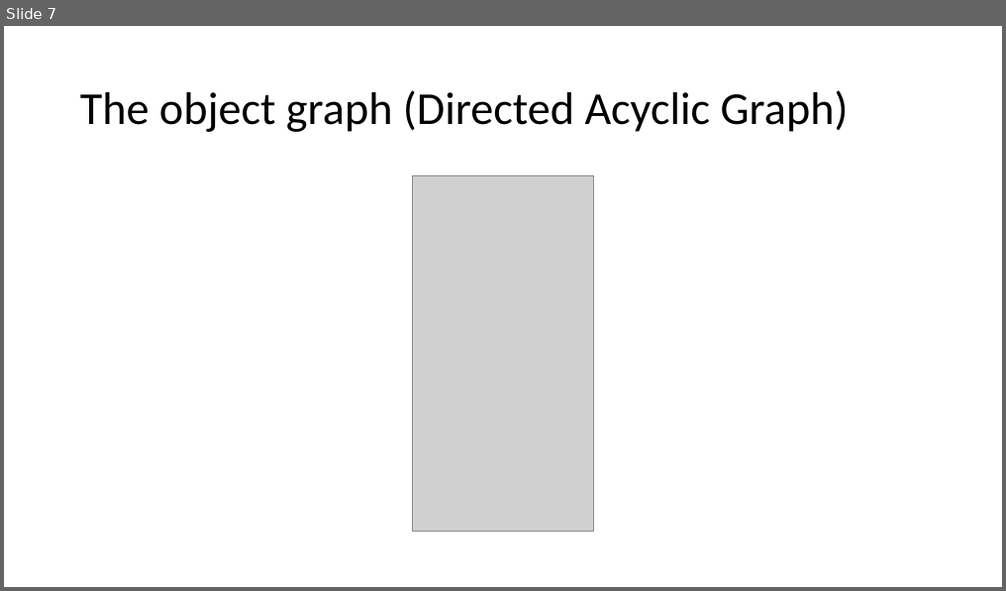
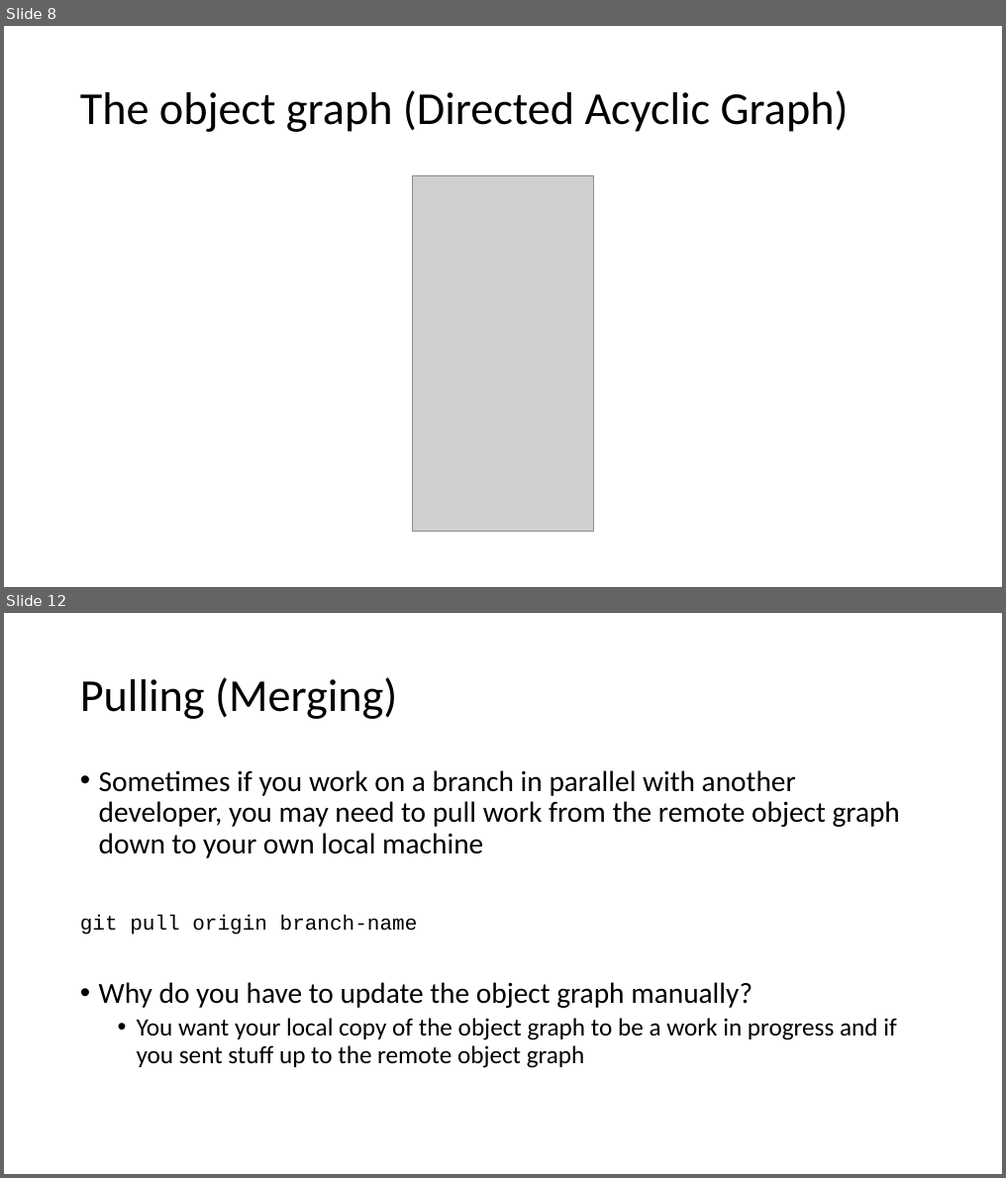
Before and after one commit to yixinsun1216/epic_orientation, a slide deck: Git/git_session.pptx. Shown one above the other, each under a label of ours: slide 7 before the commit, slides 8 and 12 after it; the slides between them are not shown. The pictures are 1006x591 and 1006x1178 pixels, drawn with LibreOffice and Linux fonts; fonts in the diff are those of the drawing; grey boxes stand for pictures. Boxes give left, top, right and bottom in pixels: in the first picture for what was removed or moved away, otherwise in the second. Text is boxed around its words. In the diff, an @@ line names an element or a change of style, - is before the commit and + after.

```diff
--- a/Git/git_session.pptx
+++ b/Git/git_session.pptx
@@ slide 12 added at box(4, 613, 1002, 1174), background #FFFFFF @@
@@ title added at box(80, 677, 397, 719), 44 pt, text #000000 @@
+Pulling (Merging)
@@ text added at box(80, 770, 900, 1068), 28 pt, text #000000 @@
+• Sometimes if you work on a branch in parallel with another developer, you may need to pull work from the remote object graph down to your own local machine
+git pull origin branch-name
+• Why do you have to update the object graph manually?
+  • You want your local copy of the object graph to be a work in progress and if you sent stuff up to the remote object graph
@@ what was slide 7 is now slide 8 @@
```
Also in this commit, not shown: 5 slides changed, 6 other slides added, 2 slides removed.
